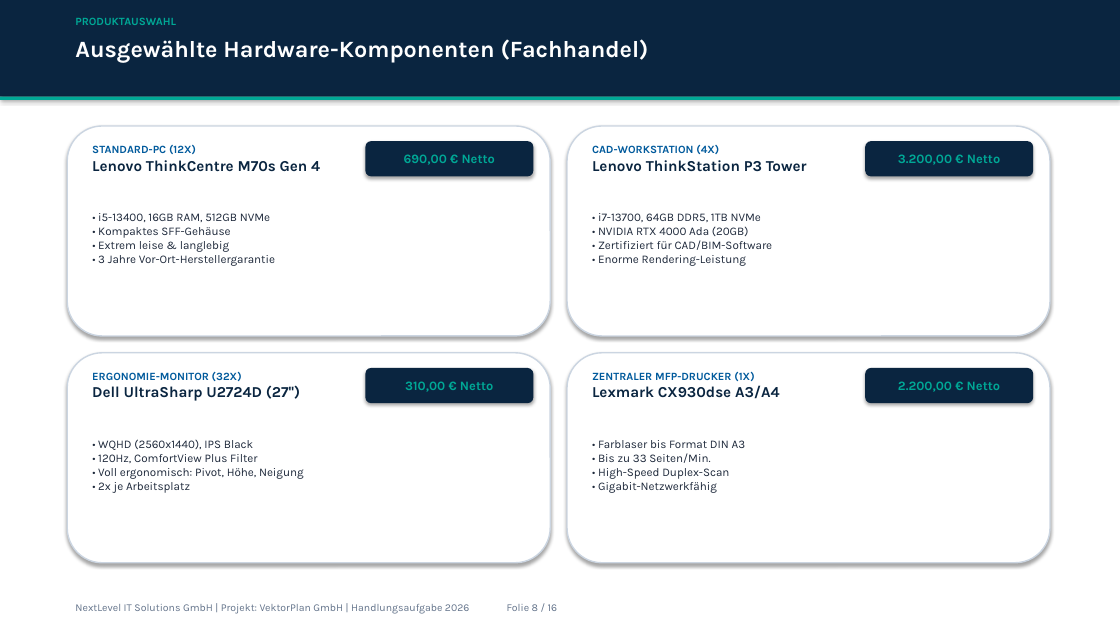
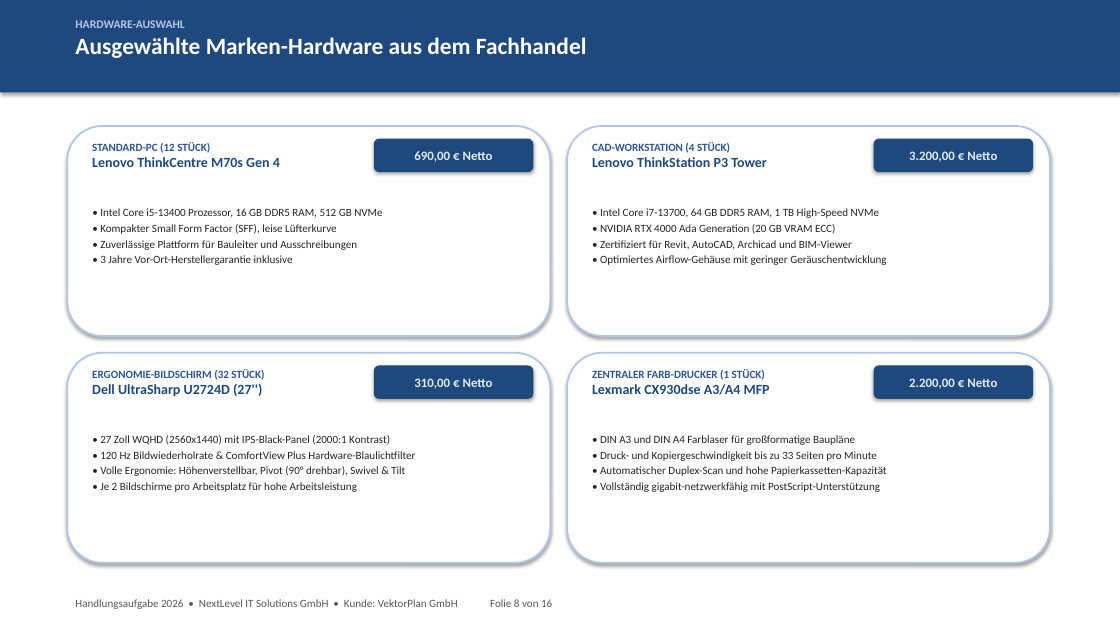
Before and after one commit to kluthjan/projekt_handlungsaufgabe, a slide deck: slide 8 of docs/08_Projektabschluss/Abschlusspraesentation_VektorPlan.pptx. Drawn at 1120x630 pixels with LibreOffice and Linux fonts; fonts in the diff are those of the drawing. Boxes give left, top, right and bottom in pixels: in the first picture for what was removed or moved away, otherwise in the second. Text is boxed around its words. In the diff, an @@ line names an element or a change of style, - is before the commit and + after.

Commit message:
Fix & Polish: Natürliches Schüler-Design ohne Textüberlauf in Excel und PowerPoint; Nutzwertanalysen mathematisch korrigiert (Gewinner matchen Score); Strukturplan und Netzplan mit vollem Text lesbar

```diff
--- a/docs/08_Projektabschluss/Abschlusspraesentation_VektorPlan.pptx
+++ b/docs/08_Projektabschluss/Abschlusspraesentation_VektorPlan.pptx
@@ rectangle: place and size @@
-rectangle at <box>0,0,1120,97</box>
+rectangle at <box>0,0,1120,92</box>
@@ rectangle at <box>0,0,1120,92</box>: fill #0A2540 to #1F497D @@
@@ text at <box>75,20,587,58</box>: text changed; font Karla to Calibri @@
-Ausgewählte Hardware-Komponenten (Fachhandel)
+HARDWARE-AUSWAHL
+Ausgewählte Marken-Hardware aus dem Fachhandel
@@ text removed at <box>75,18,176,25</box> @@
-PRODUKTAUSWAHL
@@ rectangle removed at <box>0,97,1120,100</box> @@
@@ text at <box>92,142,210,153</box>: text changed; font Karla to Calibri; text colour #005A9C to #2F5597 @@
-STANDARD-PC (12X)
+STANDARD-PC (12 STÜCK)
@@ font Karla to Calibri, text colour #00A896 to #DEEBF7; fill #0A2540 to #1F497D in 4 elements at <box>874,365,1033,399</box>, <box>874,139,1033,172</box>, <box>374,365,534,399</box>, <box>374,139,534,172</box> @@
@@ rounded rectangle "690,00 € Netto": place and size @@
-rounded rectangle "690,00 € Netto" at <box>365,141,534,176</box>
+rounded rectangle "690,00 € Netto" at <box>374,139,534,172</box>
@@ text at <box>592,142,730,153</box>: text changed; font Karla to Calibri; text colour #005A9C to #2F5597 @@
-CAD-WORKSTATION (4X)
+CAD-WORKSTATION (4 STÜCK)
@@ rounded rectangle "3.200,00 € Netto": place and size @@
-rounded rectangle "3.200,00 € Netto" at <box>865,141,1033,176</box>
+rounded rectangle "3.200,00 € Netto" at <box>874,139,1033,172</box>
@@ text at <box>92,157,280,167</box>: size 13 to 12 pt, font Karla to Calibri, text colour #0A2540 to #1F497D in "Lenovo ThinkCentre M70s Gen 4" @@
@@ text at <box>592,157,767,167</box>: size 13 to 12 pt, font Karla to Calibri, text colour #0A2540 to #1F497D in "Lenovo ThinkStation P3 Tower" @@
@@ text at <box>100,208,382,265</box>: text changed; size 10 to 9.5 pt; font Karla to Calibri; text colour #1E293B to #262626 @@
-• i5-13400, 16GB RAM, 512GB NVMe
-• Kompaktes SFF-Gehäuse
-• Extrem leise & langlebig
-• 3 Jahre Vor-Ort-Herstellergarantie
+• Intel Core i5-13400 Prozessor, 16 GB DDR5 RAM, 512 GB NVMe
+• Kompakter Small Form Factor (SFF), leise Lüfterkurve
+• Zuverlässige Plattform für Bauleiter und Ausschreibungen
+• 3 Jahre Vor-Ort-Herstellergarantie inklusive
@@ text at <box>600,208,886,265</box>: text changed; size 10 to 9.5 pt; font Karla to Calibri; text colour #1E293B to #262626 @@
-• i7-13700, 64GB DDR5, 1TB NVMe
-• NVIDIA RTX 4000 Ada (20GB)
-• Zertifiziert für CAD/BIM-Software
-• Enorme Rendering-Leistung
+• Intel Core i7-13700, 64 GB DDR5 RAM, 1 TB High-Speed NVMe
+• NVIDIA RTX 4000 Ada Generation (20 GB VRAM ECC)
+• Zertifiziert für Revit, AutoCAD, Archicad und BIM-Viewer
+• Optimiertes Airflow-Gehäuse mit geringer Geräuschentwicklung
@@ outline #CBD5E1 1.2 pt to #B4C6E7 1.5 pt in 4 elements at <box>67,126,550,336</box>, <box>567,126,1050,336</box>, <box>67,353,550,563</box>, <box>567,353,1050,563</box> @@
@@ text at <box>92,369,264,380</box>: text changed; font Karla to Calibri; text colour #005A9C to #2F5597 @@
-ERGONOMIE-MONITOR (32X)
+ERGONOMIE-BILDSCHIRM (32 STÜCK)
@@ text at <box>92,384,262,397</box>: size 13 to 12 pt, font Karla to Calibri, text colour #0A2540 to #1F497D in "Dell UltraSharp U2724D (27'')" @@
@@ rounded rectangle "310,00 € Netto": place and size @@
-rounded rectangle "310,00 € Netto" at <box>365,368,534,403</box>
+rounded rectangle "310,00 € Netto" at <box>374,365,534,399</box>
@@ text at <box>592,369,770,395</box>: text changed; font Karla to Calibri; text colour #005A9C to #2F5597 @@
-ZENTRALER MFP-DRUCKER (1X)
-Lexmark CX930dse A3/A4
+ZENTRALER FARB-DRUCKER (1 STÜCK)
+Lexmark CX930dse A3/A4 MFP
@@ rounded rectangle "2.200,00 € Netto": place and size @@
-rounded rectangle "2.200,00 € Netto" at <box>865,368,1033,403</box>
+rounded rectangle "2.200,00 € Netto" at <box>874,365,1033,399</box>
@@ text at <box>100,435,415,492</box>: text changed; size 10 to 9.5 pt; font Karla to Calibri; text colour #1E293B to #262626 @@
-• WQHD (2560x1440), IPS Black
-• 120Hz, ComfortView Plus Filter
-• Voll ergonomisch: Pivot, Höhe, Neigung
-• 2x je Arbeitsplatz
+• 27 Zoll WQHD (2560x1440) mit IPS-Black-Panel (2000:1 Kontrast)
+• 120 Hz Bildwiederholrate & ComfortView Plus Hardware-Blaulichtfilter
+• Volle Ergonomie: Höhenverstellbar, Pivot (90° drehbar), Swivel & Tilt
+• Je 2 Bildschirme pro Arbeitsplatz für hohe Arbeitsleistung
@@ text at <box>600,435,886,492</box>: text changed; size 10 to 9.5 pt; font Karla to Calibri; text colour #1E293B to #262626 @@
-• Farblaser bis Format DIN A3
-• Bis zu 33 Seiten/Min.
-• High-Speed Duplex-Scan
-• Gigabit-Netzwerkfähig
+• DIN A3 und DIN A4 Farblaser für großformatige Baupläne
+• Druck- und Kopiergeschwindigkeit bis zu 33 Seiten pro Minute
+• Automatischer Duplex-Scan und hohe Papierkassetten-Kapazität
+• Vollständig gigabit-netzwerkfähig mit PostScript-Unterstützung
@@ text at <box>75,599,552,609</box>: text changed; size 9 to 9.5 pt; font Karla to Calibri; text colour #64748B to #595959 @@
-NextLevel IT Solutions GmbH | Projekt: VektorPlan GmbH | Handlungsaufgabe 2026 Folie 8 / 16
+Handlungsaufgabe 2026 • NextLevel IT Solutions GmbH • Kunde: VektorPlan GmbH Folie 8 von 16
```
Also in this commit, not shown: 12 other slides changed, 3 slides added, 3 slides removed, 4 other files.
